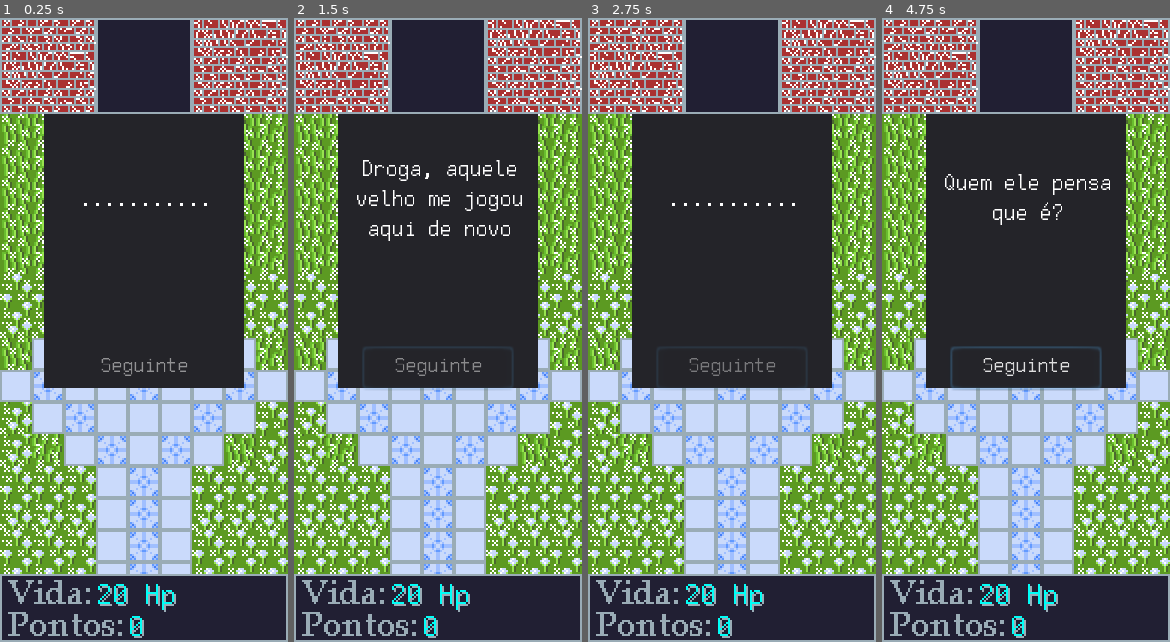
Above: before the commit, frames 1-4 (left to right).
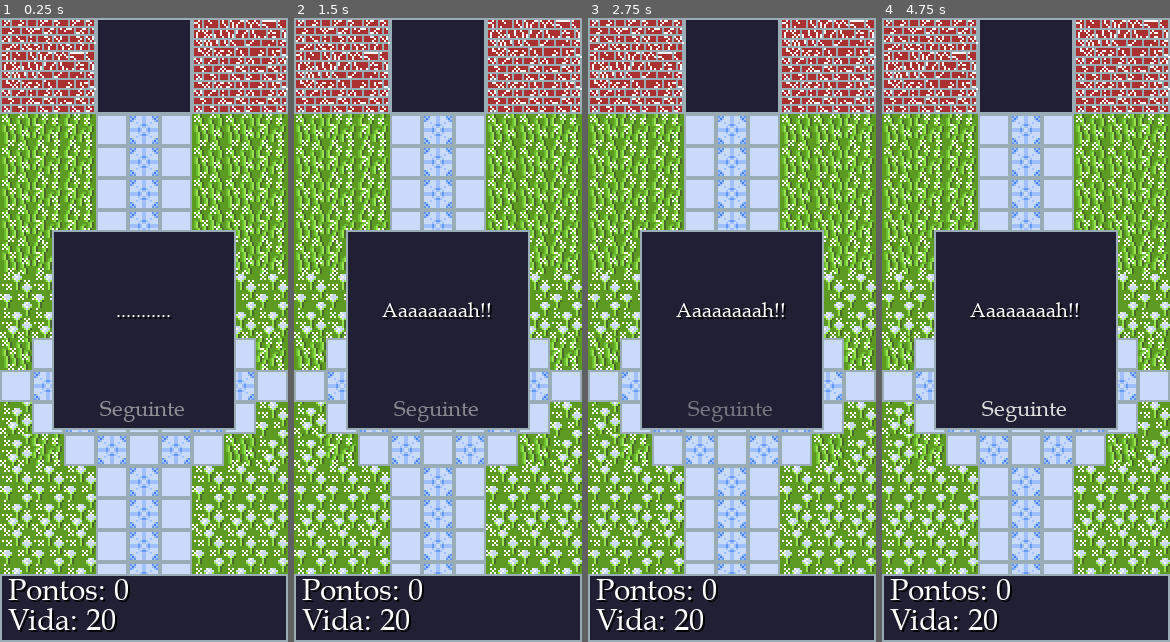
Above: after the commit, the same moments.

Repository: Bandeiraa/7DaysXmasGame
Game: Godot game, scene res://Scenes/Main/Main.tscn
Two runs of this game, one before a commit and one after it. Both use one fixed random seed, a clock stepped at 60 frames per second and the inputs below. The engine's default icon, where the game draws it, is replaced by a stand-in: a white triangle on a blue panel in a dark square.
Inputs:
- Up to frame 1 (0.25 s): no input
- Up to frame 2 (1.5 s): click "Seguinte" at 0.5 s; tap Enter at 1.25 s; hold Right (ui_right) from 1.28 s (still down)
- Up to frame 3 (2.75 s): tap Space at 2 s; release Right (ui_right) at 2.03 s; hold Left (ui_left) from 2.03 s (still down)
- Up to frame 4 (4.75 s): release Left (ui_left) at 2.78 s; hold Right (ui_right) 2.78-4.28 s; tap Enter at 4.25 s; hold Left (ui_left) from 4.28 s (still down)

The runs differ from the first frame. In frame 1, 22% of the frame differs, in the area x 2-85%, y 15-100%; in frame 2, 22%; in frame 3, 22%; in frame 4, 22%.

Commit message:
Changing game font and adding damage animation

Diff:
--- a/Scenes/Character/Goblin.tscn
+++ b/Scenes/Character/Goblin.tscn
@@ -112,6 +112,22 @@
 "values": [ PoolVector2Array( 7.30832, 4.97176, -1.98361, 5.28674, -9.70062, 8.27905, -11.748, 9.53897, -11.5905, 13.00 …(1878 unchanged characters)…
 }
 
+[sub_resource type="Animation" id=4]
+resource_name = "TakeDamage"
+length = 0.4
+tracks/0/type = "value"
+tracks/0/path = NodePath("GoblinCollision/GoblinSprite:modulate")
+tracks/0/interp = 1
+tracks/0/loop_wrap = true
+tracks/0/imported = false
+tracks/0/enabled = true
+tracks/0/keys = {
+"times": PoolRealArray( 0, 0.4 ),
+"transitions": PoolRealArray( 1, 1 ),
+"update": 0,
+"values": [ Color( 1, 1, 1, 0 ), Color( 1, 1, 1, 1 ) ]
+}
+
 [node name="Goblin" type="KinematicBody2D"]
 script = ExtResource( 2 )
 speed = 150
@@ -142,9 +158,6 @@
 [node name="ShootCooldown" type="Timer" parent="."]
 wait_time = 0.3
 
-[node name="ChangeSceneCooldown" type="Timer" parent="."]
-wait_time = 0.2
-
 [node name="FirstShootDelay" type="Timer" parent="."]
 wait_time = 1.5
 one_shot = true
@@ -156,10 +169,12 @@
 [node name="WalkAnimation" type="AnimationPlayer" parent="."]
 anims/LeftAnim = SubResource( 2 )
 anims/RightAnim = SubResource( 3 )
+
+[node name="DamageAnimation" type="AnimationPlayer" parent="."]
+anims/TakeDamage = SubResource( 4 )
 [connection signal="canGetValue" from="GoblinCollision" to="." method="canGetValue"]
 [connection signal="canQueueFree" from="GoblinCollision" to="." method="canDestroy"]
 [connection signal="canSlowDown" from="GoblinCollision" to="." method="onSlowDown"]
 [connection signal="timeout" from="ShootCooldown" to="." method="onShootTimeout"]
-[connection signal="timeout" from="ChangeSceneCooldown" to="." method="onTimerCooldown"]
 [connection signal="timeout" from="FirstShootDelay" to="." method="onFirstShootTimeout"]
 [connection signal="timeout" from="SlowDownTimer" to="." method="onSlowDownTimeout"]
--- a/Scenes/Interface/Dialogue.tscn
+++ b/Scenes/Interface/Dialogue.tscn
@@ -1,18 +1,18 @@
-[gd_scene load_steps=6 format=2]
+[gd_scene load_steps=7 format=2]
 
 [ext_resource path="res://Scripts/Dialogue.gd" type="Script" id=1]
-[ext_resource path="res://Fonts/FreePixel.ttf" type="DynamicFontData" id=2]
+[ext_resource path="res://Sprites/Interface/MessageInterface.png" type="Texture" id=3]
+[ext_resource path="res://Fonts/BKANT.TTF" type="DynamicFontData" id=6]
+
+[sub_resource type="DynamicFont" id=1]
+size = 10
+font_data = ExtResource( 6 )
 
 [sub_resource type="DynamicFont" id=2]
-size = 12
-font_data = ExtResource( 2 )
+size = 11
+font_data = ExtResource( 6 )
 
-[sub_resource type="DynamicFont" id=3]
-size = 11
-font_data = ExtResource( 2 )
-
-[sub_resource type="Animation" id=1]
-resource_name = "BlinkAnimation"
+[sub_resource type="Animation" id=3]
 length = 1.2
 loop = true
 tracks/0/type = "value"
@@ -36,31 +36,34 @@
 "_edit_use_anchors_": false
 }
 
-[node name="DialogueContainer" type="Panel" parent="."]
+[node name="DialogueContainer" type="TextureRect" parent="."]
 anchor_left = 0.5
 anchor_top = 0.5
 anchor_right = 0.5
 anchor_bottom = 0.5
-margin_left = -50.0
-margin_top = -110.0
-margin_right = 50.0
-margin_bottom = 29.0
+margin_left = -46.0
+margin_top = -50.0
+margin_right = 46.0
+margin_bottom = 50.0
 mouse_filter = 2
+texture = ExtResource( 3 )
 __meta__ = {
 "_edit_use_anchors_": false
 }
 
 [node name="DialogueLabel" type="Label" parent="DialogueContainer"]
-anchor_left = 0.5
-anchor_top = 0.5
-anchor_right = 0.5
-anchor_bottom = 0.5
-margin_left = -49.2063
-margin_top = -79.311
-margin_right = 50.7937
-margin_bottom = 31.689
-custom_fonts/font = SubResource( 2 )
-text = "Aaaaah!! ... droga, aquele velho chato me jogou aqui de novo"
+anchor_right = 1.0
+anchor_bottom = 1.0
+margin_left = 2.0
+margin_top = 2.0
+margin_right = -3.0
+margin_bottom = -21.0
+custom_fonts/font = SubResource( 1 )
+custom_colors/font_color = Color( 1, 1, 1, 1 )
+custom_colors/font_color_shadow = Color( 0, 0, 0, 1 )
+custom_constants/shadow_offset_x = 1
+custom_constants/shadow_offset_y = 1
+text = "Aaaaah!!"
 align = 1
 valign = 1
 autowrap = true
@@ -73,11 +76,13 @@
 anchor_top = 0.5
 anchor_right = 0.5
 anchor_bottom = 0.5
-margin_left = -38.0
-margin_top = 48.5275
-margin_right = 38.0
-margin_bottom = 70.5275
-custom_fonts/font = SubResource( 3 )
+margin_left = -31.0
+margin_top = 29.6291
+margin_right = 31.0
+margin_bottom = 47.6291
+focus_mode = 0
+custom_fonts/font = SubResource( 2 )
+enabled_focus_mode = 0
 text = "Seguinte"
 flat = true
 __meta__ = {
@@ -85,5 +90,5 @@
 }
 
 [node name="Animator" type="AnimationPlayer" parent="."]
-anims/BlinkAnimation = SubResource( 1 )
+anims/BlinkAnimation = SubResource( 3 )
 [connection signal="pressed" from="DialogueContainer/DialogueButton" to="." method="onNextButtonPressed"]
--- a/Scenes/Interface/Hud.tscn
+++ b/Scenes/Interface/Hud.tscn
@@ -1,9 +1,10 @@
 [gd_scene load_steps=4 format=2]
 
-[ext_resource path="res://Fonts/FreePixel.ttf" type="DynamicFontData" id=1]
+[ext_resource path="res://Fonts/BKANT.TTF" type="DynamicFontData" id=1]
 [ext_resource path="res://Sprites/Tileset/HudInterface.png" type="Texture" id=2]
 
 [sub_resource type="DynamicFont" id=1]
+size = 15
 font_data = ExtResource( 1 )
 
 [node name="Hud" type="Control"]
@@ -26,16 +27,16 @@
 [node name="Health" type="Label" parent="PlayerStatsContainer"]
 anchor_top = 0.5
 anchor_bottom = 0.5
-margin_left = 48.2772
-margin_top = -13.5511
-margin_right = 88.2772
-margin_bottom = 2.44894
+margin_left = 3.8291
+margin_top = -3.38188
+margin_right = 66.8291
+margin_bottom = 16.6181
 custom_fonts/font = SubResource( 1 )
-custom_colors/font_color = Color( 0, 1, 0.972549, 1 )
-custom_colors/font_color_shadow = Color( 0.607843, 0.678431, 0.717647, 1 )
+custom_colors/font_color = Color( 1, 1, 1, 1 )
+custom_colors/font_color_shadow = Color( 0, 0, 0, 1 )
 custom_constants/shadow_offset_x = 1
 custom_constants/shadow_offset_y = 1
-text = "20 Hp"
+text = "Vida: 20 "
 __meta__ = {
 "_edit_use_anchors_": false
 }
@@ -43,16 +44,16 @@
 [node name="Points" type="Label" parent="PlayerStatsContainer"]
 anchor_top = 0.5
 anchor_bottom = 0.5
-margin_left = 64.3222
-margin_top = 2.07507
-margin_right = 97.3222
-margin_bottom = 18.0751
+margin_left = 3.81962
+margin_top = -17.7572
+margin_right = 94.8196
+margin_bottom = 2.24279
 custom_fonts/font = SubResource( 1 )
-custom_colors/font_color = Color( 0, 1, 0.972549, 1 )
-custom_colors/font_color_shadow = Color( 0.607843, 0.678431, 0.717647, 1 )
+custom_colors/font_color = Color( 1, 1, 1, 1 )
+custom_colors/font_color_shadow = Color( 0, 0, 0, 1 )
 custom_constants/shadow_offset_x = 1
 custom_constants/shadow_offset_y = 1
-text = "0"
+text = "Pontos: 0"
 valign = 1
 __meta__ = {
 "_edit_use_anchors_": false
--- a/Scenes/Main/Main.tscn
+++ b/Scenes/Main/Main.tscn
@@ -112,6 +112,22 @@
 1/shapes = [  ]
 1/z_index = 0
 
+[sub_resource type="Animation" id=3]
+resource_name = "Damage"
+length = 0.4
+tracks/0/type = "value"
+tracks/0/path = NodePath("Layer/BlinkScreen:modulate")
+tracks/0/interp = 1
+tracks/0/loop_wrap = true
+tracks/0/imported = false
+tracks/0/enabled = true
+tracks/0/keys = {
+"times": PoolRealArray( 0, 0.3, 0.4 ),
+"transitions": PoolRealArray( 1, 1, 1 ),
+"update": 0,
+"values": [ Color( 1, 0, 0, 0 ), Color( 1, 0, 0, 0.717647 ), Color( 1, 0, 0, 0 ) ]
+}
+
 [node name="Main" type="Node2D"]
 script = ExtResource( 1 )
 
@@ -141,4 +157,19 @@
 [node name="HudSpawner" type="Position2D" parent="."]
 position = Vector2( 0, 310 )
 z_index = 10
+
+[node name="Layer" type="Node2D" parent="."]
+z_index = 15
+
+[node name="BlinkScreen" type="Panel" parent="Layer"]
+modulate = Color( 1, 0, 0, 0 )
+margin_right = 144.0
+margin_bottom = 312.0
+mouse_filter = 2
+__meta__ = {
+"_edit_use_anchors_": false
+}
+
+[node name="DamageAnimation" type="AnimationPlayer" parent="."]
+anims/Damage = SubResource( 3 )
 [connection signal="canSpawn" from="." to="." method="canSpawn"]
--- a/Scripts/Dialogue.gd
+++ b/Scripts/Dialogue.gd
@@ -7,7 +7,7 @@
 signal canClose
 
 var dialogueCount = 0
-var dialogueArray = ["...........", "Aaaaaaaah!!", "Droga, aquele velho me jogou aqui de novo", "...........", "Quem ele pensa que é?", "Esse ano eu vou mostrar pro mundo quem o Papai Noel é de verdade"]
+var dialogueArray = ["...........", "Aaaaaaaah!!", "Droga, aquele velho me jogou aqui de novo", "...........", "Quem ele pensa que é?", "Esse ano eu vou mostrar pro mundo quem o Papai Noel é de verdade!!!"]
 
 func _ready():
 	animator.play("BlinkAnimation")
--- a/Scripts/Goblin.gd
+++ b/Scripts/Goblin.gd
@@ -5,6 +5,7 @@
 onready var walkAnimation = get_node("WalkAnimation")
 onready var firstShoot = get_node("FirstShootDelay")
 onready var slowDown = get_node("SlowDownTimer")
+onready var damageTaken = get_node("DamageAnimation")
 
 var goblinProjectile = preload("res://Scenes/Character/GoblinProjectile.tscn")
 var velocity = Vector2()
@@ -40,15 +41,13 @@
 	velocity = move_and_slide(velocity)
 
 func canDestroy():
-	$ChangeSceneCooldown.start()
+	_changeScene = get_tree().change_scene("res://Scenes/Interface/GameOver.tscn")
 
 func onShootTimeout():
 	shoot()
 
-func onTimerCooldown():
-	_changeScene = get_tree().change_scene("res://Scenes/Interface/GameOver.tscn")
-
 func canGetValue():
+	damageTaken.play("TakeDamage")
 	emit_signal("canChangeHp")
 
 func onFirstShootTimeout():
--- a/Scripts/Main.gd
+++ b/Scripts/Main.gd
@@ -10,6 +10,7 @@
 onready var dialogueSpawner = get_node("DialogueSpawner")
 onready var enemySpawner = get_node("EnemySpawner")
 onready var hudSpawner = get_node("HudSpawner")
+onready var animator = get_node("DamageAnimation")
 
 var spawnCurrentPosition
 var key = false
@@ -42,7 +43,8 @@
 func updateHp():
 	StoreHp.loadData()
 	var convertToString = str(StoreHp.storedValue.currentHp)
-	$HudSpawner/Hud/PlayerStatsContainer/Health.text = convertToString + " Hp"
+	$HudSpawner/Hud/PlayerStatsContainer/Health.text = "Vida: " + convertToString
+	animator.play("Damage")
 	currentHp = false
 
 func _process(delta):
@@ -62,4 +64,4 @@
 		currentHp = false
 	StoreHp.loadData()
 	points = StoreHp.storedValue.totalPoints
-	$HudSpawner/Hud/PlayerStatsContainer/Points.text = str(points)
+	$HudSpawner/Hud/PlayerStatsContainer/Points.text = "Pontos: " + str(points)
Binary file added: Fonts/BKANT.TTF
Not shown: 1 places in Scenes/Character/Goblin.tscn that only renumber resources
Not shown: 1 places in Scenes/Main/Main.tscn that only renumber resources
Binary file added: Sprites/Interface/CloseLabel.png
Not shown, added: Sprites/Interface/CloseLabel.png.import
Binary file added: Sprites/Interface/MessageInterface.png
Not shown, added: Sprites/Interface/MessageInterface.png.import
Binary file added: Sprites/Interface/NextLabel.png
Not shown, added: Sprites/Interface/NextLabel.png.import
Binary file changed: Sprites/Tileset/HudInterface.png
